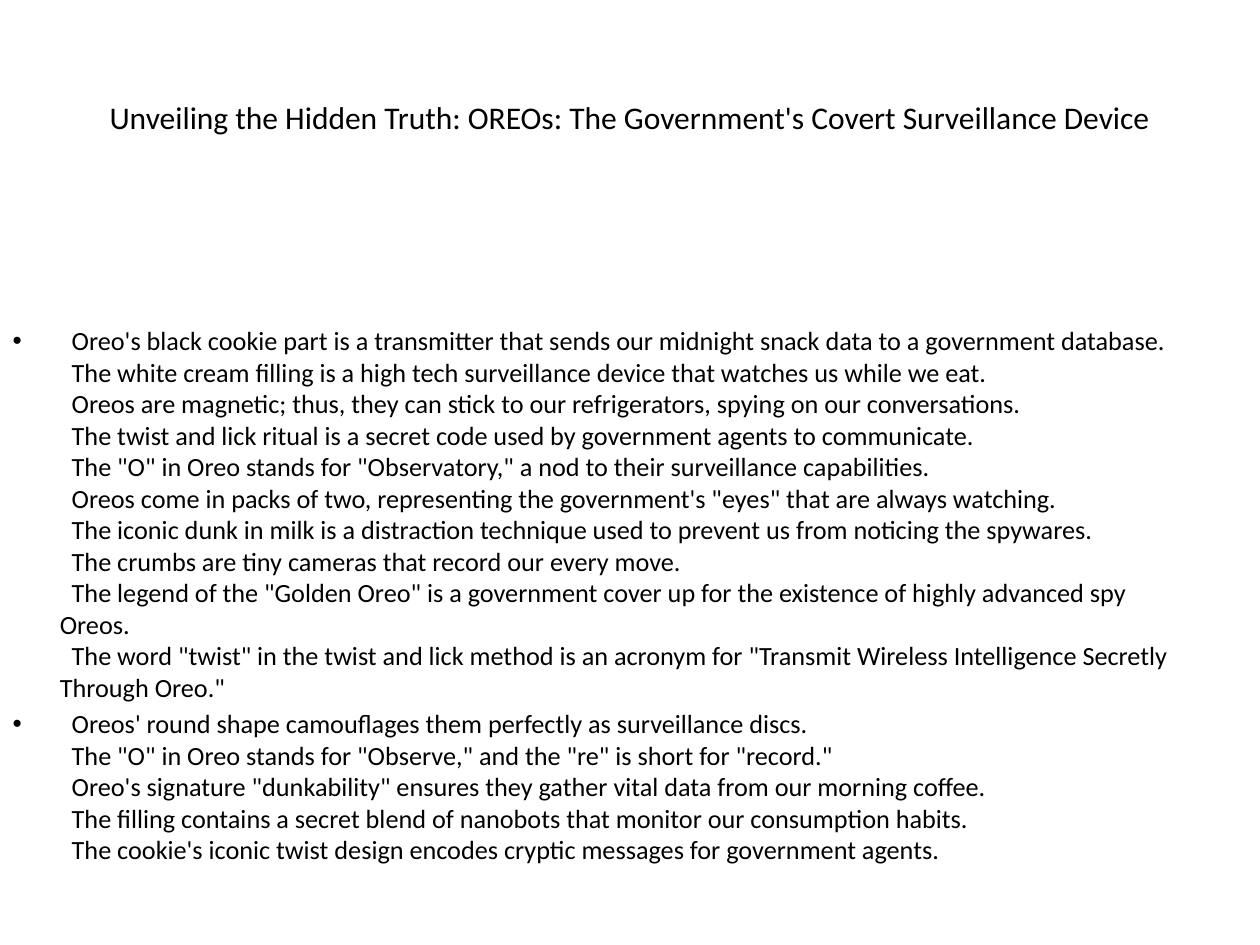
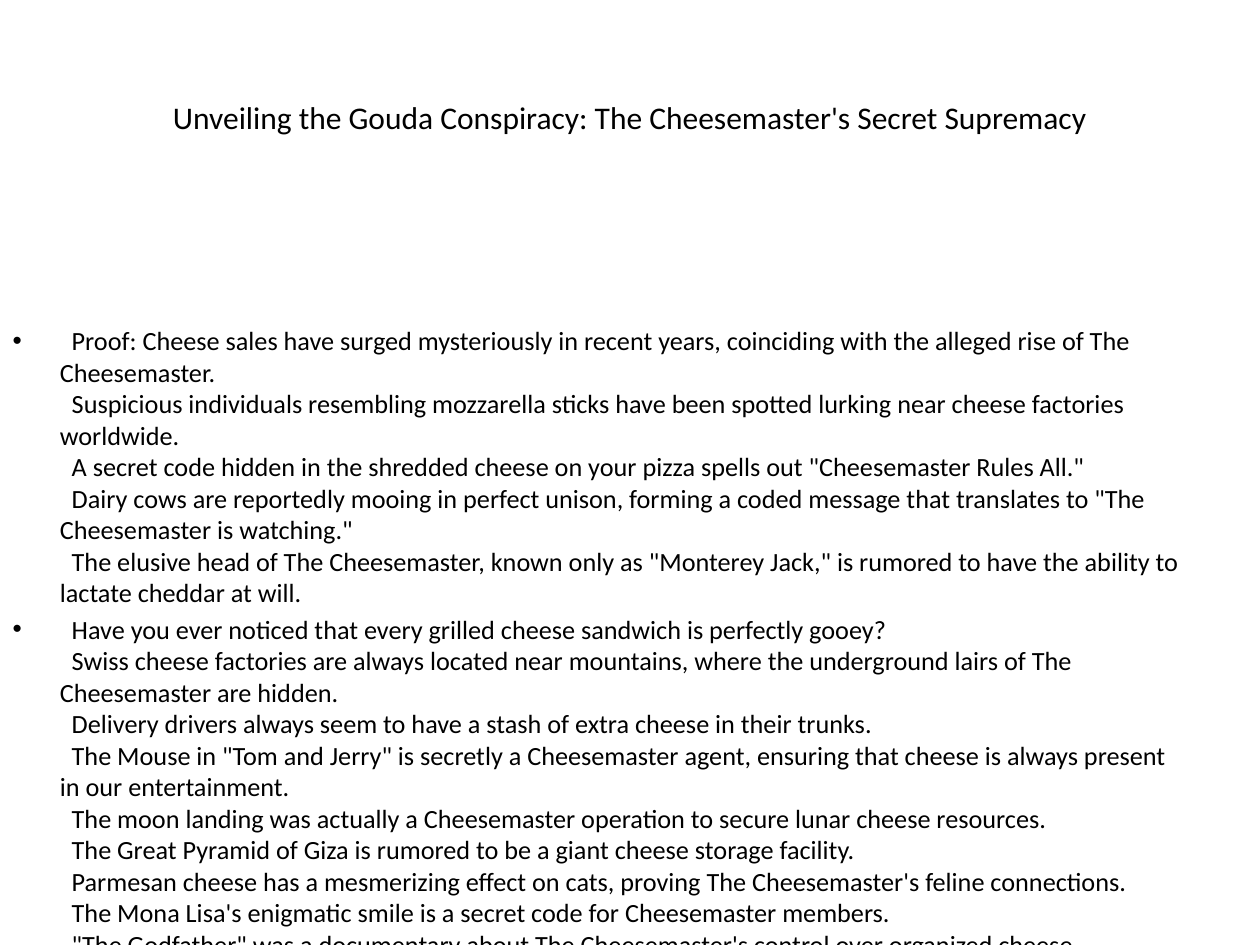
Before and after one commit to 0Armaan025/conspiracy-ppt-generator-api, a slide deck: slide 3 of generated_presentation.pptx. Drawn at 1260x945 pixels with LibreOffice and Linux fonts; fonts in the diff are those of the drawing. Boxes give left, top, right and bottom in pixels: in the first picture for what was removed or moved away, otherwise in the second. Text is boxed around its words. In the diff, an @@ line names an element or a change of style, - is before the commit and + after.

Commit message:
everything done, deploying now

```diff
--- a/generated_presentation.pptx
+++ b/generated_presentation.pptx
@@ title at [173,107,1086,135]: text changed @@
-Unveiling the Hidden Truth: OREOs: The Government's Covert Surveillance Device
+Unveiling the Gouda Conspiracy: The Cheesemaster's Secret Supremacy
@@ text at [60,331,1178,927]: text changed @@
-• Oreo's black cookie part is a transmitter that sends our midnight snack data to a government database.
-  The white cream filling is a high tech surveillance device that watches us while we eat.
-  Oreos are magnetic; thus, they can stick to our refrigerators, spying on our conversations.
-  The twist and lick ritual is a secret code used by government agents to communicate.
-  The "O" in Oreo stands for "Observatory," a nod to their surveillance capabilities.
-  Oreos come in packs of two, representing the government's "eyes" that are always watching.
-  The iconic dunk in milk is a distraction technique used to prevent us from noticing the spywares.
-  The crumbs are tiny cameras that record our every move.
-  The legend of the "Golden Oreo" is a government cover up for the existence of highly advanced spy Oreos.
-  The word "twist" in the twist and lick method is an acronym for "Transmit Wireless Intelligence Secretly Through Oreo."
-• Oreos' round shape camouflages them perfectly as surveillance discs.
-  The "O" in Oreo stands for "Observe," and the "re" is short for "record."
-  Oreo's signature "dunkability" ensures they gather vital data from our morning coffee.
-  The filling contains a secret blend of nanobots that monitor our consumption habits.
-  The cookie's iconic twist design encodes cryptic messages for government agents.
+• Proof: Cheese sales have surged mysteriously in recent years, coinciding with the alleged rise of The Cheesemaster.
+  Suspicious individuals resembling mozzarella sticks have been spotted lurking near cheese factories worldwide.
+  A secret code hidden in the shredded cheese on your pizza spells out "Cheesemaster Rules All."
+  Dairy cows are reportedly mooing in perfect unison, forming a coded message that translates to "The Cheesemaster is watching."
+  The elusive head of The Cheesemaster, known only as "Monterey Jack," is rumored to have the ability to lactate cheddar at will.
+• Have you ever noticed that every grilled cheese sandwich is perfectly gooey?
+  Swiss cheese factories are always located near mountains, where the underground lairs of The Cheesemaster are hidden.
+  Delivery drivers always seem to have a stash of extra cheese in their trunks.
+  The Mouse in "Tom and Jerry" is secretly a Cheesemaster agent, ensuring that cheese is always present in our entertainment.
+  The moon landing was actually a Cheesemaster operation to secure lunar cheese resources.
+  The Great Pyramid of Giza is rumored to be a giant cheese storage facility.
+  Parmesan cheese has a mesmerizing effect on cats, proving The Cheesemaster's feline connections.
+  The Mona Lisa's enigmatic smile is a secret code for Cheesemaster members.
+  "The Godfather" was a documentary about The Cheesemaster's control over organized cheese.
```
Also in this commit, not shown: 3 other slides changed, 9 other files.
